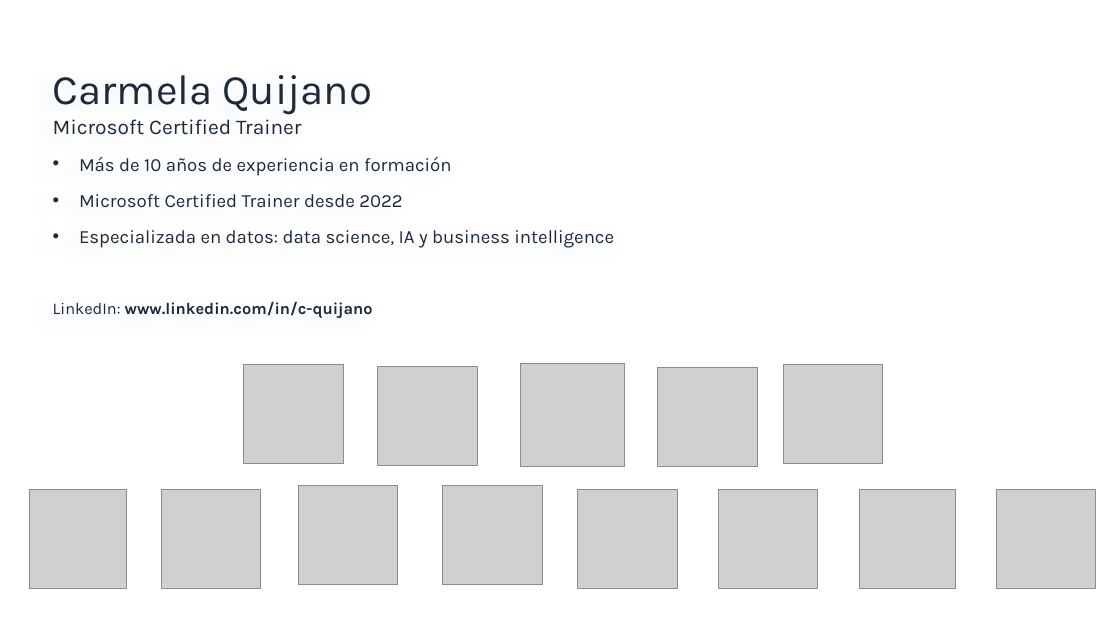
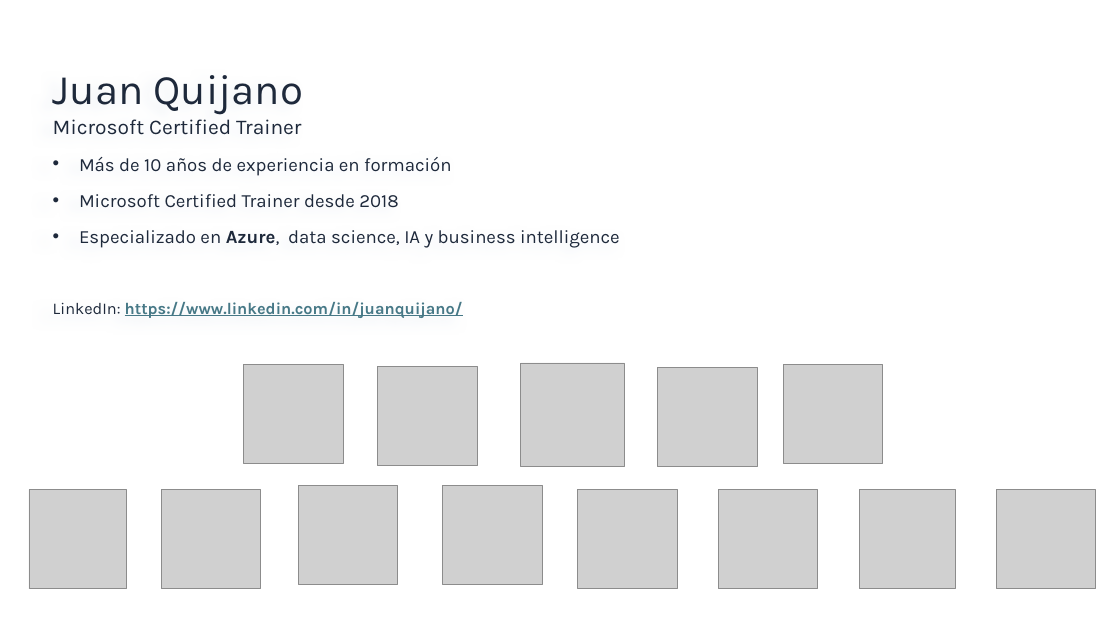
Before and after one commit to quizeth/Labs, a slide deck: slide 2 of IA y Copilot para business professionals/IA Generativa y Microsoft Copilot para profesionales.pptx. Drawn at 1120x630 pixels with LibreOffice and Linux fonts; fonts in the diff are those of the drawing; grey boxes stand for pictures; background and template pictures are left out. Boxes give left, top, right and bottom in pixels: in the first picture for what was removed or moved away, otherwise in the second. Text is boxed around its words. In the diff, an @@ line names an element or a change of style, - is before the commit and + after.

```diff
--- a/IA y Copilot para business professionals/IA Generativa y Microsoft Copilot para profesionales.pptx
+++ b/IA y Copilot para business professionals/IA Generativa y Microsoft Copilot para profesionales.pptx
@@ text at [53,75,303,115]: text changed @@
-Carmela Quijano
+Juan Quijano
@@ text at [53,194,620,318]: text changed @@
-• Microsoft Certified Trainer desde 2022
-• Especializada en datos: data science, IA y business intelligence
-LinkedIn: www.linkedin.com/in/c-quijano
+• Microsoft Certified Trainer desde 2018
+• Especializado en Azure, data science, IA y business intelligence
+LinkedIn: https://www.linkedin.com/in/juanquijano/
```
Also in this commit, not shown: 7 other slides changed, 14 slides added.
